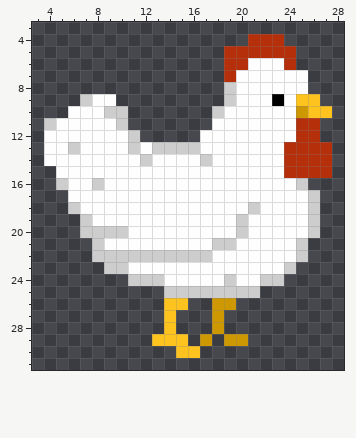
Two states of a pixel-art sprite, Assets/Sprites/chicken/right_chicken 2_0.png. That is the earlier state.
The file is 32x32 pixels. Shown: x 3..28, y 3..31.
The same view after the edit:
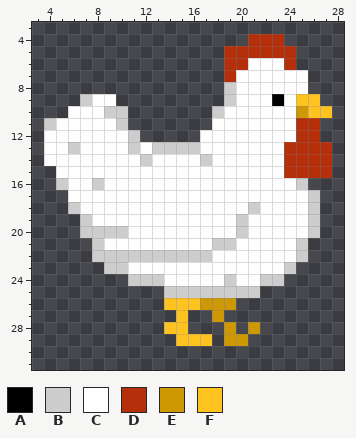
Palette (. is transparent): A #000000  B #cdcdcd  C #fefefe  D #b52f0a  E #cd9802  F #fec31e
Diff:
Colour E now appears in row 26 at x 17; in row 28 at x 19 and 21.
Colour F now appears in row 26 at x 16; in rows 27 to 28 at x 15; in row 29 at x 16.
The author changed colour E to colour F in row 29 at x 17.
Colour E is removed in row 28 at x 18.
Colour F is removed in row 27 at x 14; in row 29 at x 13 to 14; in row 30 at x 15 to 16.
